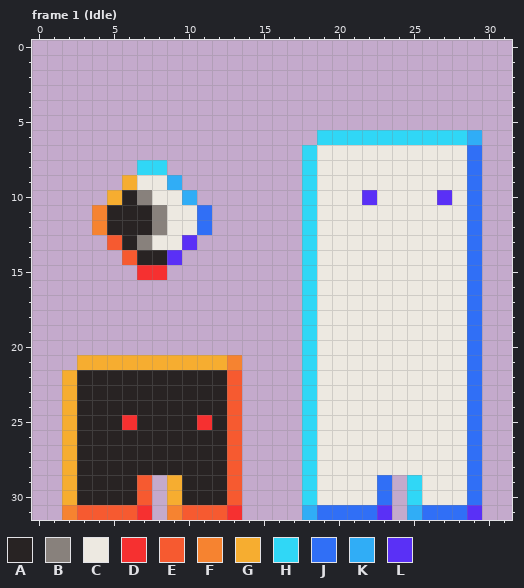
File history of a pixel-art file, DualityGGJ/Assets/Sprites/Misc/dualityChars.ase. Above is the file before it was changed.
32x32 pixels, 7 frames. Shown: frame 1 (Idle). The commit also changed other frames, which this record leaves out.
Palette (. is transparent): A #282323  B #88817c  C #ede9e1  D #f63030  E #f65a30  F #f68330  G #f6ad30  H #30d7f6  J #306ff6  K #30adf6  L #5a30f6
Pixels before, frame 1 (Idle), first column x 2:
 6 .................HHHHHHHHHHK
 7 ................HCCCCCCCCCCJ
 8 .....HH.........HCCCCCCCCCCJ
 9 ....GCCK........HCCCCCCCCCCJ
10 ...GABCCK.......HCCCLCCCCLCJ
11 ..FAAABCCJ......HCCCCCCCCCCJ
12 ..FAAABCCJ......HCCCCCCCCCCJ
13 ...EABCCL.......HCCCCCCCCCCJ
14 ....EAAL........HCCCCCCCCCCJ
15 .....DD.........HCCCCCCCCCCJ
16 ................HCCCCCCCCCCJ
17 ................HCCCCCCCCCCJ
18 ................HCCCCCCCCCCJ
19 ................HCCCCCCCCCCJ
20 ................HCCCCCCCCCCJ
21 .GGGGGGGGGGF....HCCCCCCCCCCJ
22 GAAAAAAAAAAE....HCCCCCCCCCCJ
23 GAAAAAAAAAAE....HCCCCCCCCCCJ
24 GAAAAAAAAAAE....HCCCCCCCCCCJ
25 GAAADAAAADAE....HCCCCCCCCCCJ
26 GAAAAAAAAAAE....HCCCCCCCCCCJ
27 GAAAAAAAAAAE....HCCCCCCCCCCJ
28 GAAAAAAAAAAE....HCCCCCCCCCCJ
29 GAAAAE.GAAAE....HCCCCJ.HCCCJ
30 GAAAAE.GAAAE....HCCCCJ.HCCCJ
31 FEEEED.FEEED....KJJJJL.KJJJL
And afterwards:
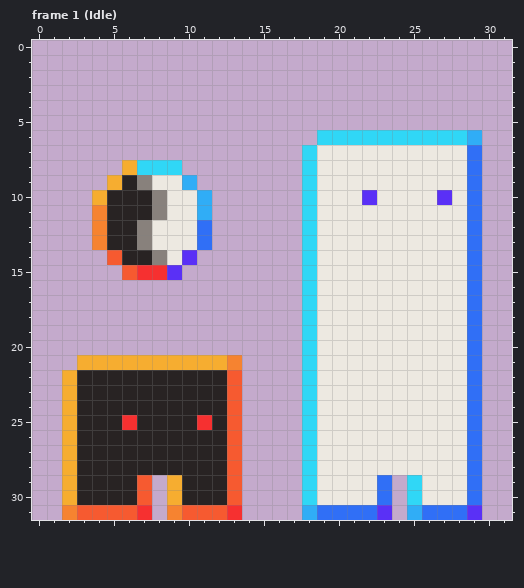
From old to new:
Frame 1 (Idle):
y 8: x 6 . -> G; x 9 . -> H
y 9: x 5..7 .GC -> GAB; x 9..10 K. -> CK
y 10: x 4..5 .G -> GA; x 7..8 BC -> AB; x 10..11 K. -> CK
y 11: x 11 J -> K
y 12: x 7..8 AB -> BC
y 13: x 4..5 .E -> FA; x 10..11 L. -> CJ
y 14: x 5..6 .E -> EA; x 8..10 AL. -> BCL
y 15: x 6 . -> E; x 9 . -> L
